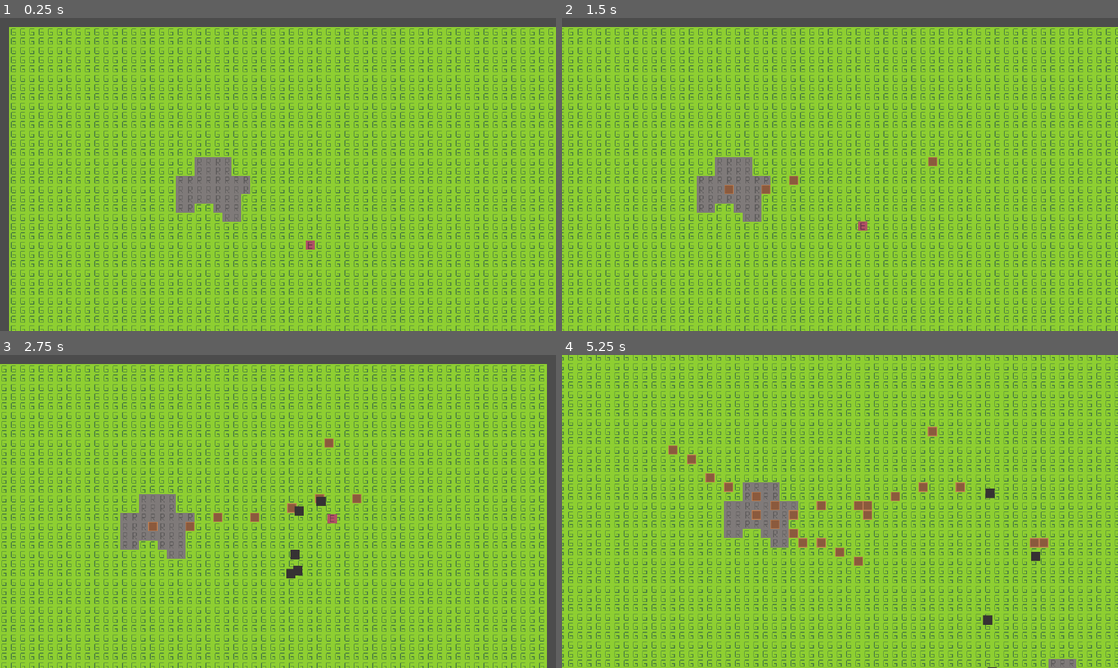
Above: before the commit, frames 1-4 (two rows, left to right).
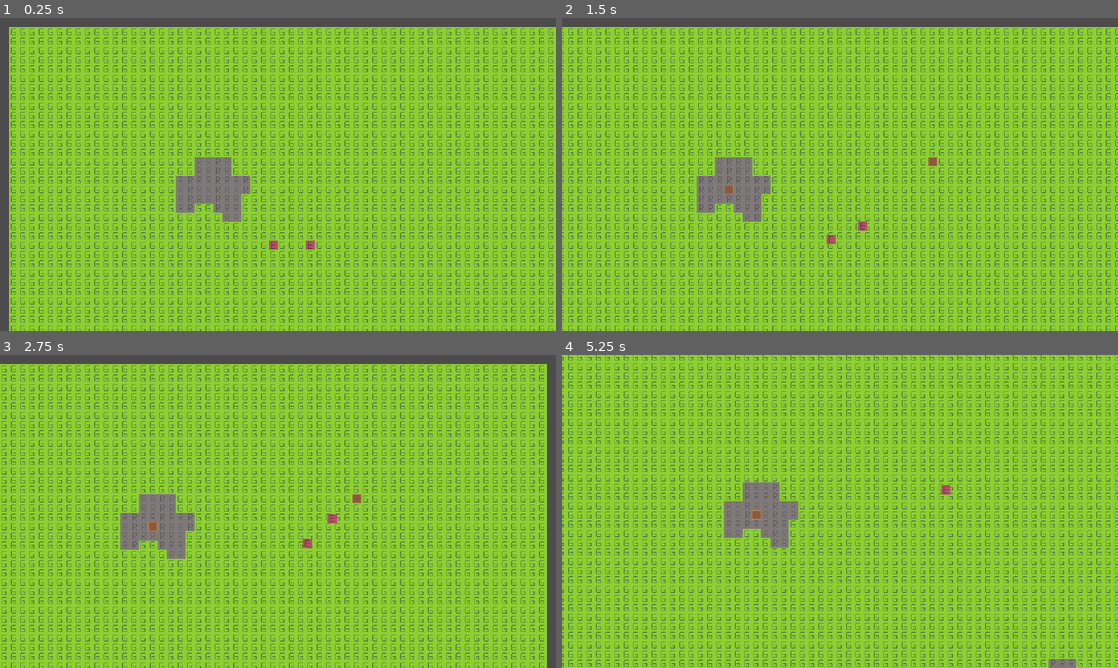
Above: after the commit, the same moments.

Repository: Joshua5437/Game-3
Game: Godot game, scene res://mainScene.tscn
The game is run twice, just before and just after one commit, with the same random seed, the same clock (stepped at 60 frames per second) and the same inputs.
Inputs (mouse positions are in pixels of both pictures, inside the frame that each line leads up to):
- Up to frame 1 (0.25 s): no input
- Up to frame 2 (1.5 s): tap Enter at 0.5 s; move the mouse to (962, 158) at 0.52 s; hold Right (ui_right) 0.53-1.25 s; click (962, 158) at 0.67 s; drag from (728, 190) to (934, 161) at 1.27 s
- Up to frame 3 (2.75 s): move the mouse to (333, 442) at 2.02 s; hold Right (ui_right) from 2.03 s (still down); click (333, 442) at 2.17 s
- Up to frame 4 (5.25 s): release Right (ui_right) at 2.75 s; drag from (812, 574) to (717, 527) at 2.77 s; move the mouse to (1006, 558) at 3.52 s; hold Left (ui_left) 3.53-4.25 s; click (1006, 558) at 3.67 s; drag from (673, 464) to (789, 527) at 4.27 s; move the mouse to (867, 511) at 5.02 s; hold Down (ui_down) from 5.03 s (still down); click (867, 511) at 5.17 s

The runs differ from the first frame. In frame 1, less than 0.1% of the frame differs, in the area x 48-50%, y 71-74%; in frame 2, 0.1%; in frame 3, 0.6%; in frame 4, 1.4%, in the area x 19-88%, y 22-100%.

Commit message:
towers placement will substract gold balance

Diff:
--- /dev/null
+++ b/buildings/building.gd
@@ -0,0 +1,5 @@
+extends Resource
+class_name BuildingStats
+
+export(int) var health
+export(int) var price  # How much to place a building down
--- /dev/null
+++ b/buildings/construction.gd
@@ -0,0 +1,5 @@
+extends Resource
+class_name ConstructionStats
+
+export(Resource) var stats
+export(PackedScene) var scene
--- a/scripts/tower.gd
+++ b/buildings/tower.gd
@@ -10,7 +10,7 @@
 onready var reload_timer = $ReloadTimer
 
 export(PackedScene) var bullet
-export(int) var health = 5
+export(Resource) var stats
 
 var tracked_enemies = []
 var current_target : Node2D = null
@@ -47,6 +47,6 @@
 		tracked_enemies.erase(body)
 
 func damage(hits):
-	health -= hits
-	if health <= 0:
+	stats.health -= hits
+	if stats.health <= 0:
 		queue_free()
--- a/tower.tscn
+++ b/buildings/tower.tscn
@@ -1,8 +1,9 @@
-[gd_scene load_steps=6 format=2]
+[gd_scene load_steps=7 format=2]
 
-[ext_resource path="res://tiles.png" type="Texture" id=1]
-[ext_resource path="res://scripts/tower.gd" type="Script" id=2]
-[ext_resource path="res://bullet.tscn" type="PackedScene" id=3]
+[ext_resource path="res://buildings/tower_stats.tres" type="Resource" id=1]
+[ext_resource path="res://tiles.png" type="Texture" id=2]
+[ext_resource path="res://buildings/tower.gd" type="Script" id=3]
+[ext_resource path="res://bullet.tscn" type="PackedScene" id=4]
 
 [sub_resource type="RectangleShape2D" id=2]
 extents = Vector2( 8, 8 )
@@ -11,11 +12,12 @@
 radius = 104.0
 
 [node name="Tower" type="StaticBody2D" groups=["towers"]]
-script = ExtResource( 2 )
-bullet = ExtResource( 3 )
+script = ExtResource( 3 )
+bullet = ExtResource( 4 )
+stats = ExtResource( 1 )
 
 [node name="Sprite" type="Sprite" parent="."]
-texture = ExtResource( 1 )
+texture = ExtResource( 2 )
 hframes = 3
 vframes = 3
 frame = 4
--- /dev/null
+++ b/buildings/tower_construction_stats.tres
@@ -0,0 +1,10 @@
+[gd_resource type="Resource" load_steps=4 format=2]
+
+[ext_resource path="res://buildings/tower_stats.tres" type="Resource" id=1]
+[ext_resource path="res://buildings/construction.gd" type="Script" id=2]
+[ext_resource path="res://buildings/tower.tscn" type="PackedScene" id=3]
+
+[resource]
+script = ExtResource( 2 )
+stats = ExtResource( 1 )
+scene = ExtResource( 3 )
--- /dev/null
+++ b/buildings/tower_stats.tres
@@ -0,0 +1,9 @@
+[gd_resource type="Resource" load_steps=2 format=2]
+
+[ext_resource path="res://buildings/building.gd" type="Script" id=1]
+
+[resource]
+resource_local_to_scene = true
+script = ExtResource( 1 )
+health = 5
+price = 20
--- a/mainScene.tscn
+++ b/mainScene.tscn
@@ -3,12 +3,13 @@
 [ext_resource path="res://map.tscn" type="PackedScene" id=1]
 [ext_resource path="res://scripts/camera.gd" type="Script" id=2]
 [ext_resource path="res://scripts/game.gd" type="Script" id=3]
-[ext_resource path="res://tower.tscn" type="PackedScene" id=4]
 [ext_resource path="res://enemies/enemy.tscn" type="PackedScene" id=5]
+[ext_resource path="res://buildings/tower_construction_stats.tres" type="Resource" id=6]
 
 [node name="MainScene" type="Node2D"]
 script = ExtResource( 3 )
-tower = ExtResource( 4 )
+construction = ExtResource( 6 )
+gold = 50
 
 [node name="Navigation" type="Navigation2D" parent="." groups=["navigation"]]
 
@@ -27,3 +28,6 @@
 
 [node name="Enemy" parent="Enemies" instance=ExtResource( 5 )]
 position = Vector2( 520, 376 )
+
+[node name="Enemy2" parent="Enemies" instance=ExtResource( 5 )]
+position = Vector2( 456, 376 )
--- a/project.godot
+++ b/project.godot
@@ -9,6 +9,16 @@
 config_version=4
 
 _global_script_classes=[ {
+"base": "Resource",
+"class": "BuildingStats",
+"language": "GDScript",
+"path": "res://buildings/building.gd"
+}, {
+"base": "Resource",
+"class": "ConstructionStats",
+"language": "GDScript",
+"path": "res://buildings/construction.gd"
+}, {
 "base": "KinematicBody2D",
 "class": "Enemy",
 "language": "GDScript",
@@ -35,6 +45,8 @@
 "path": "res://scripts/reallyRandomFunctions.gd"
 } ]
 _global_script_class_icons={
+"BuildingStats": "",
+"ConstructionStats": "",
 "Enemy": "",
 "EnemyType": "",
 "Pathfinder": "",
--- a/scripts/game.gd
+++ b/scripts/game.gd
@@ -3,7 +3,9 @@
 onready var map = $Navigation/Map
 
 # Used to place the towers on the map
-export(PackedScene) var tower
+export(Resource) var construction
+
+export(int) var gold = 100 # Represents player's cash balance
 
 func _process(delta):
 	# Get global mouse position
@@ -11,6 +13,9 @@
 
 	# Places tower on the map if mosue left button is pressed
 	if Input.is_mouse_button_pressed(BUTTON_LEFT) \
-		and map.is_building_there(global_mouse_position):
-		map.place_building(global_mouse_position, tower)
-		print("placed tower")
+		and map.is_building_there(global_mouse_position) \
+		and gold - construction.stats.price >= 0:
+
+		gold -= construction.stats.price
+		print("placed tower | gold: %s" % gold)
+		map.place_building(global_mouse_position, construction.scene)
